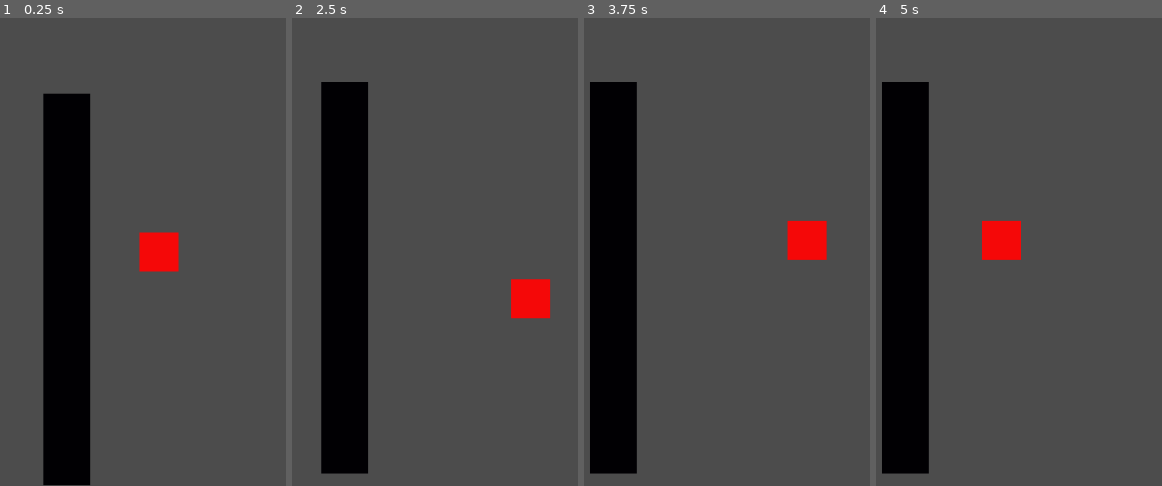
Above: before the commit, frames 1-4 (left to right).
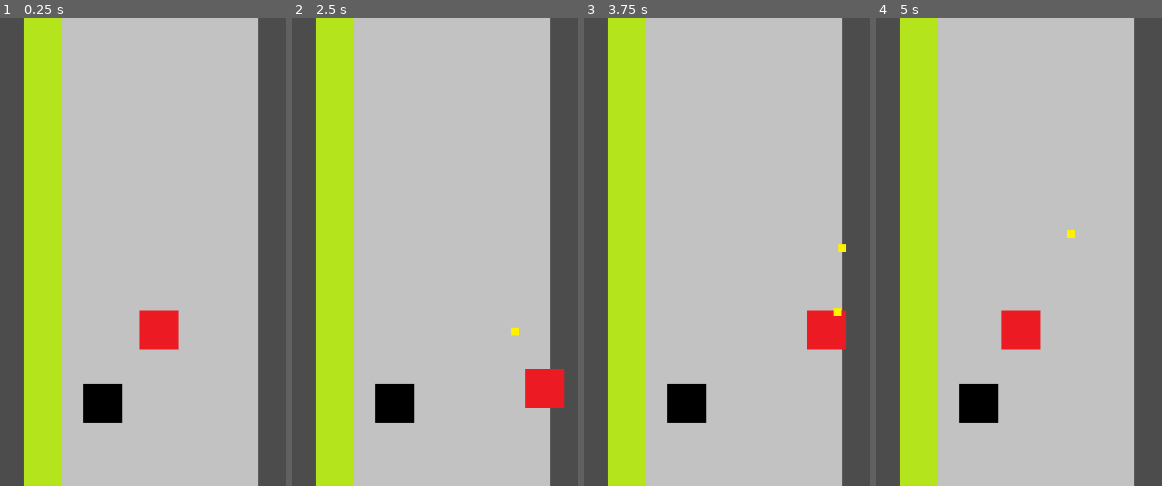
Above: after the commit, the same moments.

Repository: jschnei/ld42
Game: Godot game, scene res://Game.tscn
The game is run twice, just before and just after one commit, with the same random seed, the same clock (stepped at 60 frames per second) and the same inputs. The project has no main scene, so this scene is started directly.
Inputs (mouse positions are in pixels of both pictures, inside the frame that each line leads up to):
- Up to frame 1 (0.25 s): no input
- Up to frame 2 (2.5 s): tap Enter at 0.5 s; move the mouse to (outside the picture) at 0.52 s; hold Right (ui_right) 0.53-1.28 s; tap Space (shoot, bound only after the commit) at 0.6, 1.35, 2.1 s; click (outside the picture) at 0.67 s; move the mouse to (outside the picture) at 1.27 s; hold Down (ui_down) 1.28-2.03 s; move the mouse to (532, 149) at 2.02 s; hold Right (ui_right) from 2.03 s (still down)
- Up to frame 3 (3.75 s): move the mouse to (704, 345) at 2.77 s; release Right (ui_right) at 2.78 s; hold Up (ui_up) 2.78-3.53 s; tap Space (shoot, bound only after the commit) at 2.85, 3.6 s; click (704, 345) at 2.92 s; move the mouse to (outside the picture) at 3.52 s; hold Left (ui_left) from 3.53 s (still down)
- Up to frame 4 (5 s): keep holding Left (ui_left); move the mouse to (outside the picture) at 4.27 s; tap Space (shoot, bound only after the commit) at 4.35 s

The runs differ from the first frame. In frame 1, 82% of the frame differs, in the area x 8-91%, y 0-100%; in frame 2, 82%; in frame 3, 87%, in the area x 2-92%, y 0-100%; in frame 4, 87%.

Commit message:
fix players to floor

Diff:
--- a/Bullet.gd
+++ b/Bullet.gd
@@ -2,12 +2,18 @@
 
 export (float) var SPEED = 200
 var direction = Vector2(0, -1)
+var damage = 1
 
 func _ready():
 	pass
 
 func _process(delta):
-	move_and_slide(direction*SPEED)
+	var collision = move_and_collide(direction*SPEED*delta)
+	if collision:
+		var collider = collision.collider
+		if collider.has_method("take_damage"):
+			collider.take_damage(damage)
+		queue_free()
 
 func _on_Timer_timeout():
 	queue_free()
--- a/Bullet.tscn
+++ b/Bullet.tscn
@@ -1,21 +1,22 @@
 [gd_scene load_steps=4 format=2]
 
 [ext_resource path="res://Bullet.gd" type="Script" id=1]
-[ext_resource path="res://bullet.png" type="Texture" id=2]
+[ext_resource path="res://art/bullet.png" type="Texture" id=2]
 
 [sub_resource type="RectangleShape2D" id=1]
 
 custom_solver_bias = 0.0
 extents = Vector2( 5, 5 )
 
-[node name="Bullet" type="KinematicBody2D" index="0"]
+[node name="Bullet" type="KinematicBody2D"]
 
-position = Vector2( 482.19, 225.402 )
+position = Vector2( 507.365, 522.47 )
 input_pickable = false
-collision_layer = 1
-collision_mask = 1
+collision_layer = 4
+collision_mask = 2
 collision/safe_margin = 0.08
 script = ExtResource( 1 )
+_sections_unfolded = [ "Collision" ]
 SPEED = 200
 
 [node name="CollisionShape2D" type="CollisionShape2D" parent="." index="0"]
@@ -29,8 +30,8 @@
 [node name="Timer" type="Timer" parent="." index="2"]
 
 process_mode = 1
-wait_time = 1.5
+wait_time = 1.0
 one_shot = true
-autostart = false
+autostart = true
 
 [connection signal="timeout" from="Timer" to="." method="_on_Timer_timeout"]
--- /dev/null
+++ b/Game.gd
@@ -0,0 +1,16 @@
+extends Node2D
+
+# class member variables go here, for example:
+# var a = 2
+# var b = "textvar"
+
+var left_wall
+var right_wall
+
+func _ready():
+	left_wall = $Floor.position.x - $Floor.region_rect.end.x/2
+	right_wall = $Floor.position.x + $Floor.region_rect.end.x/2
+
+func _process(delta):
+	$Player.position.x = clamp($Player.position.x, left_wall, right_wall)
+	pass
--- a/Game.tscn
+++ b/Game.tscn
@@ -1,15 +1,27 @@
-[gd_scene load_steps=3 format=2]
+[gd_scene load_steps=5 format=2]
 
-[ext_resource path="res://Player.tscn" type="PackedScene" id=1]
-[ext_resource path="res://Wall.tscn" type="PackedScene" id=2]
+[ext_resource path="res://Game.gd" type="Script" id=1]
+[ext_resource path="res://art/floor.png" type="Texture" id=2]
+[ext_resource path="res://Player.tscn" type="PackedScene" id=3]
+[ext_resource path="res://Wall.tscn" type="PackedScene" id=4]
 
-[node name="Game" type="Node2D"]
+[node name="Game" type="Node2D" index="0"]
 
-[node name="Player" parent="." index="0" instance=ExtResource( 1 )]
+script = ExtResource( 1 )
 
-position = Vector2( 267.784, 191.547 )
+[node name="Floor" type="Sprite" parent="." index="0"]
 
-[node name="Wall" parent="." index="1" instance=ExtResource( 2 )]
+position = Vector2( 266.489, 288.696 )
+texture = ExtResource( 2 )
+region_enabled = true
+region_rect = Rect2( 0, 0, 300, 100000 )
+_sections_unfolded = [ "Offset", "Region", "Transform" ]
 
-position = Vector2( 149.403, 239.521 )
-scale = Vector2( 1, 2.51086 )
+[node name="Player" parent="." index="1" instance=ExtResource( 3 )]
+
+position = Vector2( 289.067, 419.149 )
+
+[node name="Wall" parent="." index="2" instance=ExtResource( 4 )]
+
+position = Vector2( 216.951, 513.389 )
+_sections_unfolded = [ "Collision", "Transform" ]
--- a/Item.gd
+++ b/Item.gd
@@ -11,7 +11,7 @@
 func _ready():
 	# Called when the node is added to the scene for the first time.
 	# Initialization here
-	init([[1, 1]])
+	init([[1, 1], [1, 2]])
 
 func init(point_list):
 	for i in range(len(point_list)):
--- a/Item.tscn
+++ b/Item.tscn
@@ -2,7 +2,7 @@
 
 [ext_resource path="res://Item.gd" type="Script" id=1]
 
-[node name="Item" type="Node2D" index="0"]
+[node name="Item" type="Node2D"]
 
 script = ExtResource( 1 )
 CELL_SIZE = 100
--- a/Player.gd
+++ b/Player.gd
@@ -1,6 +1,9 @@
 extends KinematicBody2D
 
 export (float) var SPEED = 100
+export (PackedScene) var Bullet = preload("Bullet.tscn")
+
+const MAX_BULLETS = 5
 
 func _ready():
 	# Called every time the node is added to the scene.
@@ -20,4 +23,10 @@
 	elif Input.is_action_pressed("ui_down"):
 		input_dir += Vector2(0, 1)
 
+	if Input.is_action_just_pressed("shoot"):
+		if $bullets.get_child_count() < MAX_BULLETS:
+			var bullet = Bullet.instance()
+			bullet.position = position
+			$bullets.add_child(bullet)
+
 	move_and_slide(SPEED*input_dir)
--- a/Player.tscn
+++ b/Player.tscn
@@ -1,6 +1,8 @@
-[gd_scene load_steps=3 format=2]
+[gd_scene load_steps=5 format=2]
 
 [ext_resource path="res://Player.gd" type="Script" id=1]
+[ext_resource path="res://Bullet.tscn" type="PackedScene" id=2]
+[ext_resource path="res://art/player.png" type="Texture" id=3]
 
 [sub_resource type="RectangleShape2D" id=1]
 
@@ -9,7 +11,7 @@
 
 [node name="Player" type="KinematicBody2D" index="0"]
 
-position = Vector2( 391.578, 247.268 )
+position = Vector2( 531.873, 300.714 )
 input_pickable = true
 collision_layer = 1
 collision_mask = 3
@@ -17,29 +19,19 @@
 script = ExtResource( 1 )
 _sections_unfolded = [ "Collision", "Transform" ]
 SPEED = 100
+Bullet = ExtResource( 2 )
 
 [node name="CollisionShape2D" type="CollisionShape2D" parent="." index="0"]
 
 shape = SubResource( 1 )
 _sections_unfolded = [ "Transform", "Visibility" ]
+__meta__ = {
+"_edit_lock_": true
+}
 
-[node name="Polygon2D" type="Polygon2D" parent="." index="1"]
+[node name="Camera2D" type="Camera2D" parent="." index="1"]
 
-polygon = PoolVector2Array( 25, 25, -25, 25, -25, -25, 25, -25 )
-uv = PoolVector2Array(  )
-color = Color( 0.960938, 0.033783, 0.033783, 1 )
-vertex_colors = PoolColorArray(  )
-offset = Vector2( 0, 0 )
-antialiased = false
-texture = null
-texture_offset = Vector2( 0, 0 )
-texture_scale = Vector2( 1, 1 )
-texture_rotation_degrees = 0.0
-invert_enable = false
-invert_border = 100.0
-
-[node name="Camera2D" type="Camera2D" parent="." index="2"]
-
+offset = Vector2( 0, -100 )
 anchor_mode = 1
 rotating = false
 current = true
@@ -55,10 +47,23 @@
 smoothing_speed = 5.0
 offset_v = 0.0
 offset_h = 0.0
-drag_margin_left = 0.2
-drag_margin_top = 0.2
-drag_margin_right = 0.2
-drag_margin_bottom = 0.2
+drag_margin_left = 0.8
+drag_margin_top = 0.8
+drag_margin_right = 0.8
+drag_margin_bottom = 0.5
 editor_draw_screen = true
 editor_draw_limits = false
 editor_draw_drag_margin = false
+_sections_unfolded = [ "Drag Margin", "Limit", "Offset" ]
+__meta__ = {
+"_edit_lock_": true
+}
+
+[node name="Sprite" type="Sprite" parent="." index="2"]
+
+texture = ExtResource( 3 )
+__meta__ = {
+"_edit_lock_": true
+}
+
+[node name="bullets" type="Node" parent="." index="3"]
--- /dev/null
+++ b/Wall.gd
@@ -0,0 +1,14 @@
+extends StaticBody2D
+
+# class member variables go here, for example:
+# var a = 2
+# var b = "textvar"
+
+func _ready():
+	# Called every time the node is added to the scene.
+	# Initialization here
+	pass
+
+func take_damage(damage):
+	if damage > 0:
+		queue_free()
--- a/Wall.tscn
+++ b/Wall.tscn
@@ -1,11 +1,14 @@
-[gd_scene load_steps=2 format=2]
+[gd_scene load_steps=4 format=2]
+
+[ext_resource path="res://Wall.gd" type="Script" id=1]
+[ext_resource path="res://art/wall.png" type="Texture" id=2]
 
 [sub_resource type="RectangleShape2D" id=1]
 
 custom_solver_bias = 0.0
-extents = Vector2( 33.5018, 100 )
+extents = Vector2( 30, 30 )
 
-[node name="Wall" type="StaticBody2D" index="0"]
+[node name="Wall" type="StaticBody2D"]
 
 position = Vector2( 157.565, 125.876 )
 input_pickable = false
@@ -15,6 +18,7 @@
 constant_angular_velocity = 0.0
 friction = 1.0
 bounce = 0.0
+script = ExtResource( 1 )
 _sections_unfolded = [ "Collision" ]
 
 [node name="CollisionShape2D" type="CollisionShape2D" parent="." index="0"]
@@ -22,18 +26,6 @@
 shape = SubResource( 1 )
 _sections_unfolded = [ "Transform" ]
 
-[node name="Polygon2D" type="Polygon2D" parent="." index="1"]
+[node name="Sprite" type="Sprite" parent="." index="1"]
 
-polygon = PoolVector2Array( -30, -100, 30, -100, 30, 100, -30, 100 )
-uv = PoolVector2Array(  )
-color = Color( 0.00541115, 0.000244141, 0.015625, 1 )
-vertex_colors = PoolColorArray(  )
-offset = Vector2( 0, 0 )
-antialiased = false
-texture = null
-texture_offset = Vector2( 0, 0 )
-texture_scale = Vector2( 1, 1 )
-texture_rotation_degrees = 0.0
-invert_enable = false
-invert_border = 100.0
-_sections_unfolded = [ "Material" ]
+texture = ExtResource( 2 )
--- a/project.godot
+++ b/project.godot
@@ -13,6 +13,11 @@
 config/name="LD42"
 config/icon="res://icon.png"
 
+[input]
+
+shoot=[ Object(InputEventKey,"resource_local_to_scene":false,"resource_name":"","device":0,"alt":false,"shift":false,"control":false,"meta":false,"command":false,"pressed":false,"scancode":32,"unicode":0,"echo":false,"script":null)
+ ]
+
 [layer_names]
 
 2d_physics/layer_1="player"
Renamed: bullet.png -> art/bullet.png
Binary file added: art/floor.png
Binary file added: art/player.png
Binary file added: art/wall.png
